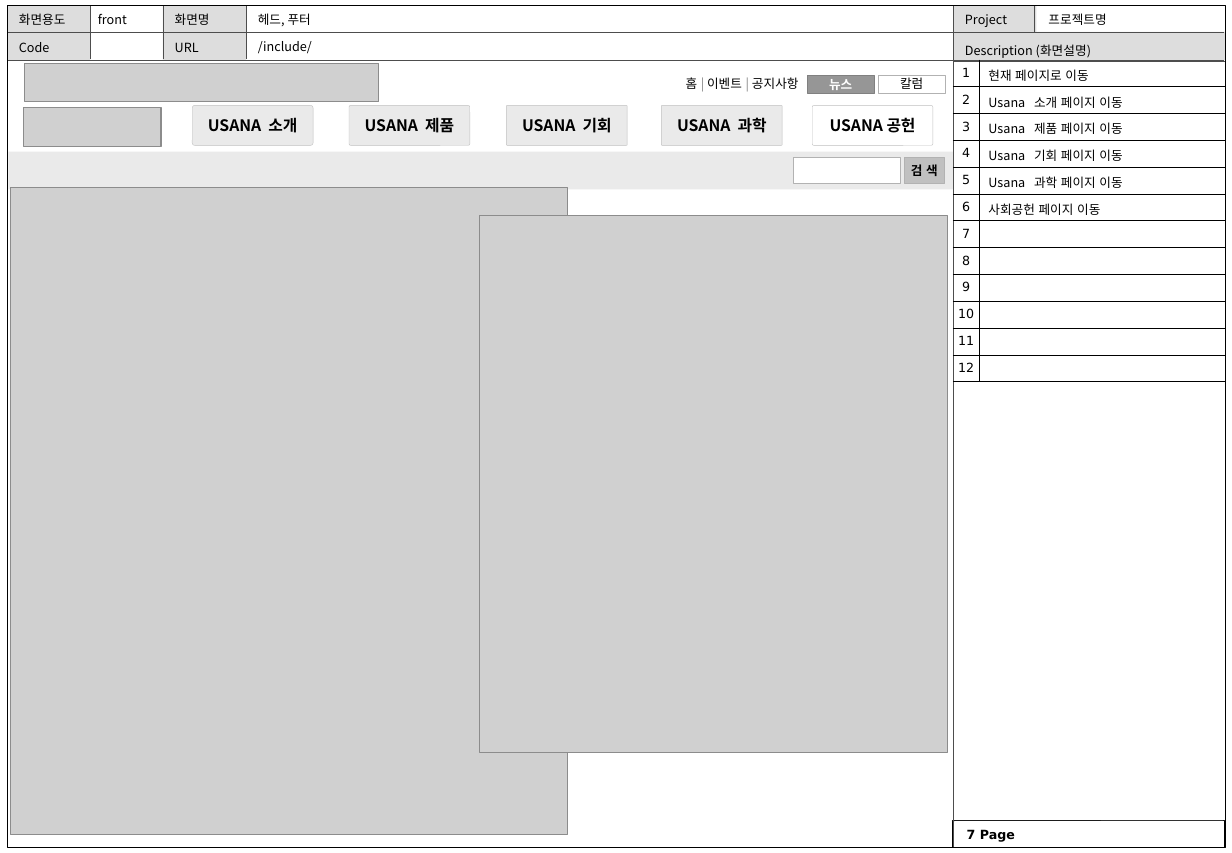
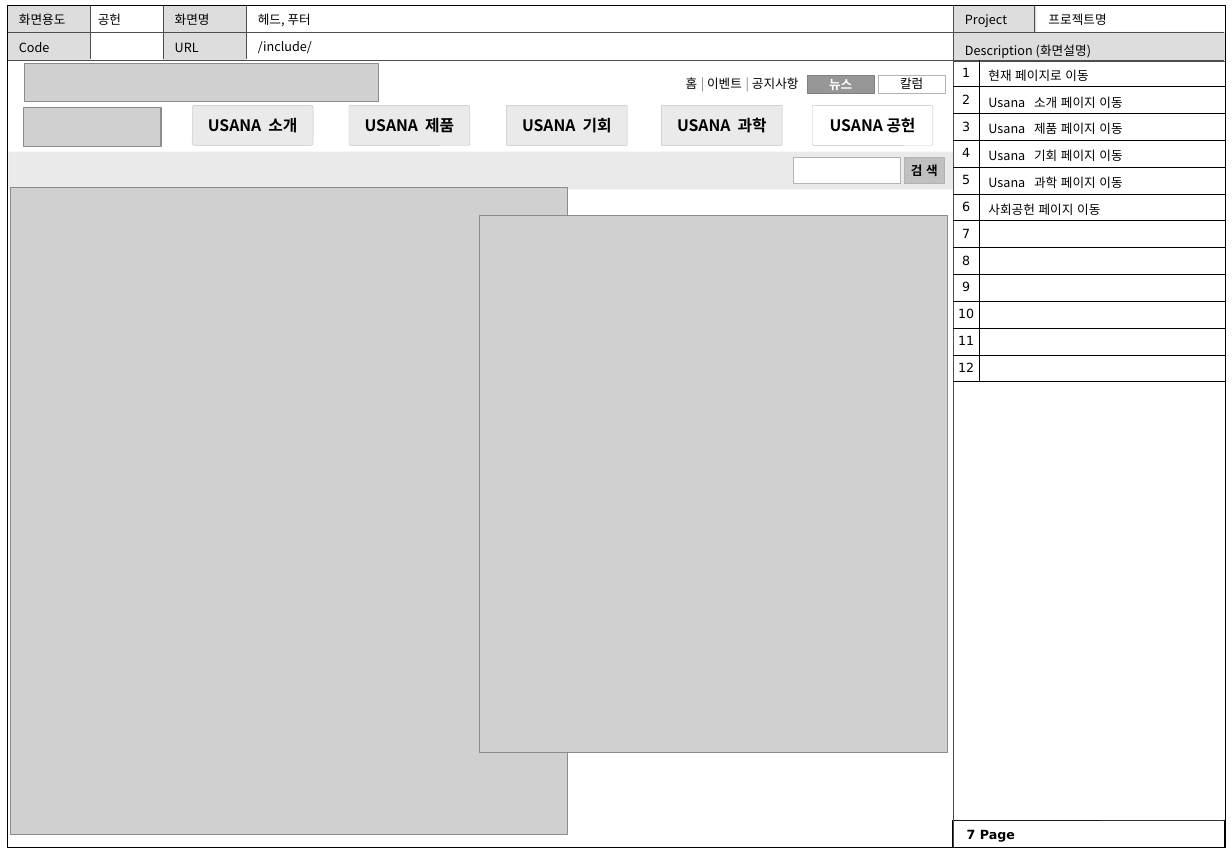
Before and after one commit to aone1234/query, a slide deck: slide 8 of 웹용_스토리보드_HMH.pptx. Drawn at 1232x853 pixels with LibreOffice and Linux fonts; fonts in the diff are those of the drawing; grey boxes stand for pictures. Boxes give left, top, right and bottom in pixels: in the first picture for what was removed or moved away, otherwise in the second. Text is boxed around its words. In the diff, an @@ line names an element or a change of style, - is before the commit and + after.

```diff
--- a/웹용_스토리보드_HMH.pptx
+++ b/웹용_스토리보드_HMH.pptx
@@ text at (98,13,121,25): text changed @@
-front
+공헌
```
Also in this commit, not shown: 4 other slides changed.
